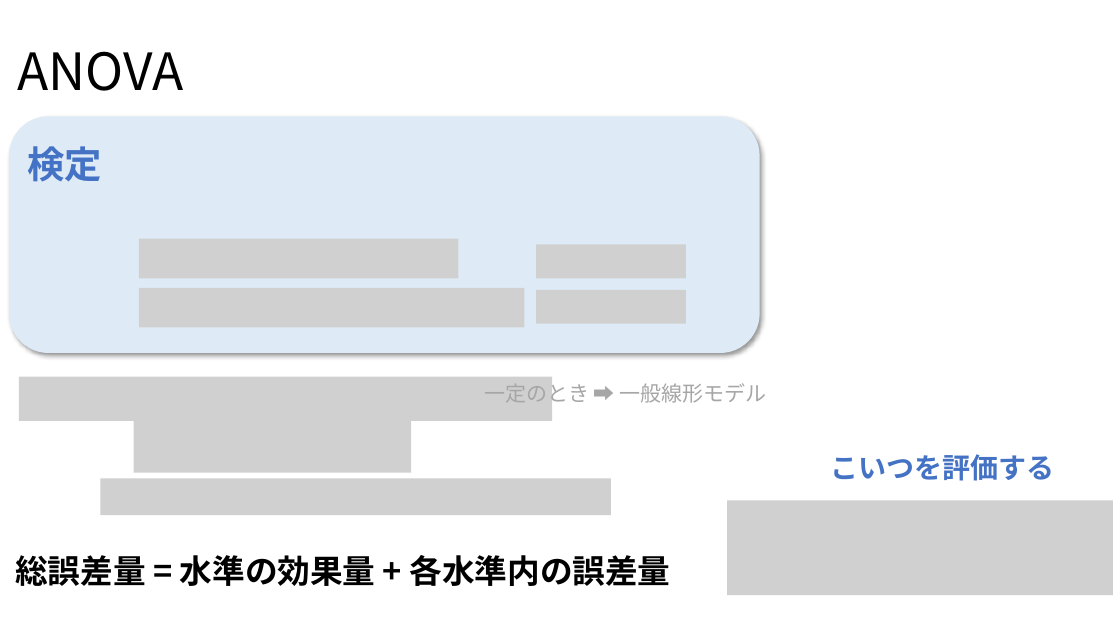
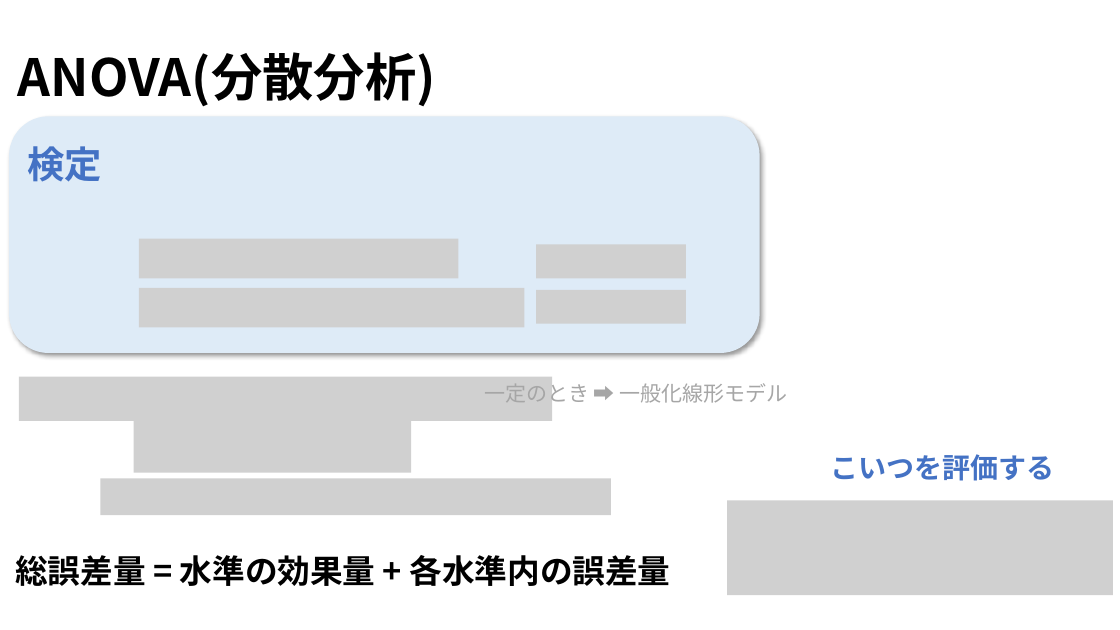
Before and after one commit to Yoshifumi14/stats, a slide deck: slide 18 of statistics2.pptx. Drawn at 1120x630 pixels with LibreOffice and Linux fonts; fonts in the diff are those of the drawing; grey boxes stand for pictures. Boxes give left, top, right and bottom in pixels: in the first picture for what was removed or moved away, otherwise in the second. Text is boxed around its words. In the diff, an @@ line names an element or a change of style, - is before the commit and + after.

```diff
--- a/statistics2.pptx
+++ b/statistics2.pptx
@@ title at (18, 52, 436, 107): text changed; bold on @@
-ANOVA
+ANOVA(分散分析)
@@ text at (484, 380, 788, 406): text changed @@
-一定のとき ➡ 一般線形モデル
+一定のとき ➡ 一般化線形モデル
```
Also in this commit, not shown: 4 other slides changed, 1 slide removed, 5 other files.
